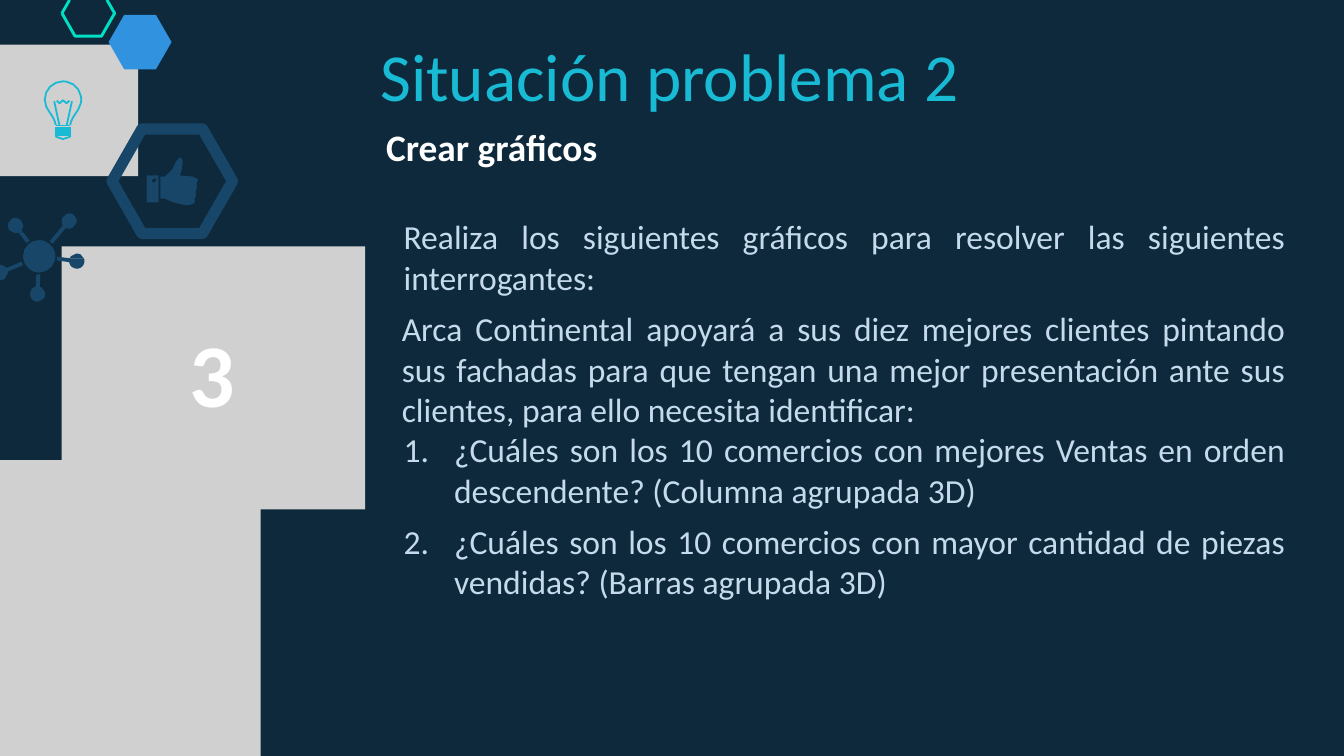
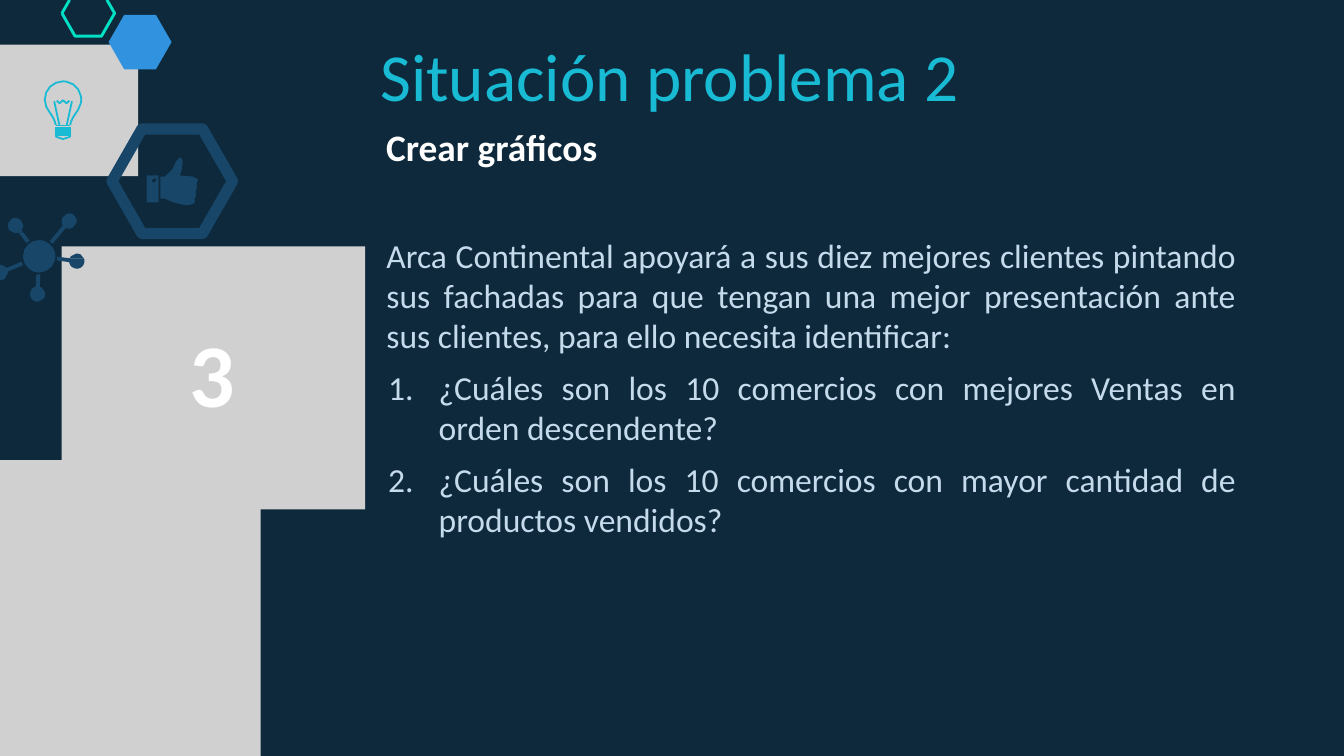
Before and after one commit to lizetheP/PensamientoC, a slide deck: slide 23 of Calendario2019/Presentaciones/Semana5/SITUACION2F.pptx. Drawn at 1344x756 pixels with LibreOffice and Linux fonts; fonts in the diff are those of the drawing; grey boxes stand for pictures. Boxes give left, top, right and bottom in pixels: in the first picture for what was removed or moved away, otherwise in the second. Text is boxed around its words. In the diff, an @@ line names an element or a change of style, - is before the commit and + after.

```diff
--- a/Calendario2019/Presentaciones/Semana5/SITUACION2F.pptx
+++ b/Calendario2019/Presentaciones/Semana5/SITUACION2F.pptx
@@ text "Arca Continental apoyará a sus ...": place and size @@
-text "Arca Continental apoyará a sus ..." at (402, 225, 1285, 600)
+text "Arca Continental apoyará a sus ..." at (386, 244, 1236, 538)
@@ text at (404, 225, 1285, 296): paragraph removed @@
-Realiza los siguientes gráficos para resolver las siguientes interrogantes:
@@ text at (386, 244, 1236, 354): more space between paragraphs @@
@@ text at (439, 376, 1235, 538): text changed @@
-1. ¿Cuáles son los 10 comercios con mejores Ventas en orden descendente? (Columna agrupada 3D)
-2. ¿Cuáles son los 10 comercios con mayor cantidad de piezas vendidas? (Barras agrupada 3D)
+1. ¿Cuáles son los 10 comercios con mejores Ventas en orden descendente?
+2. ¿Cuáles son los 10 comercios con mayor cantidad de productos vendidos?
```
Also in this commit, not shown: 14 other slides changed, 8 slides added, 2 slides removed, 20 other files.
